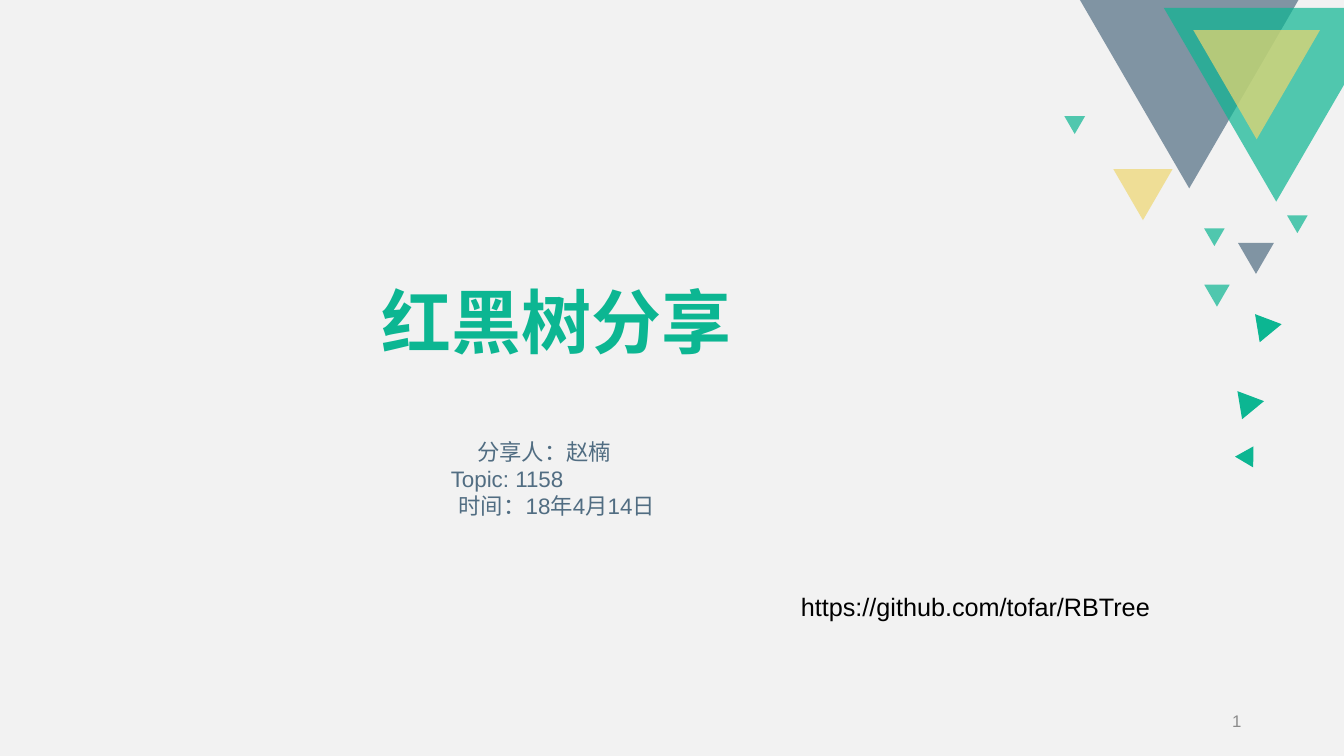
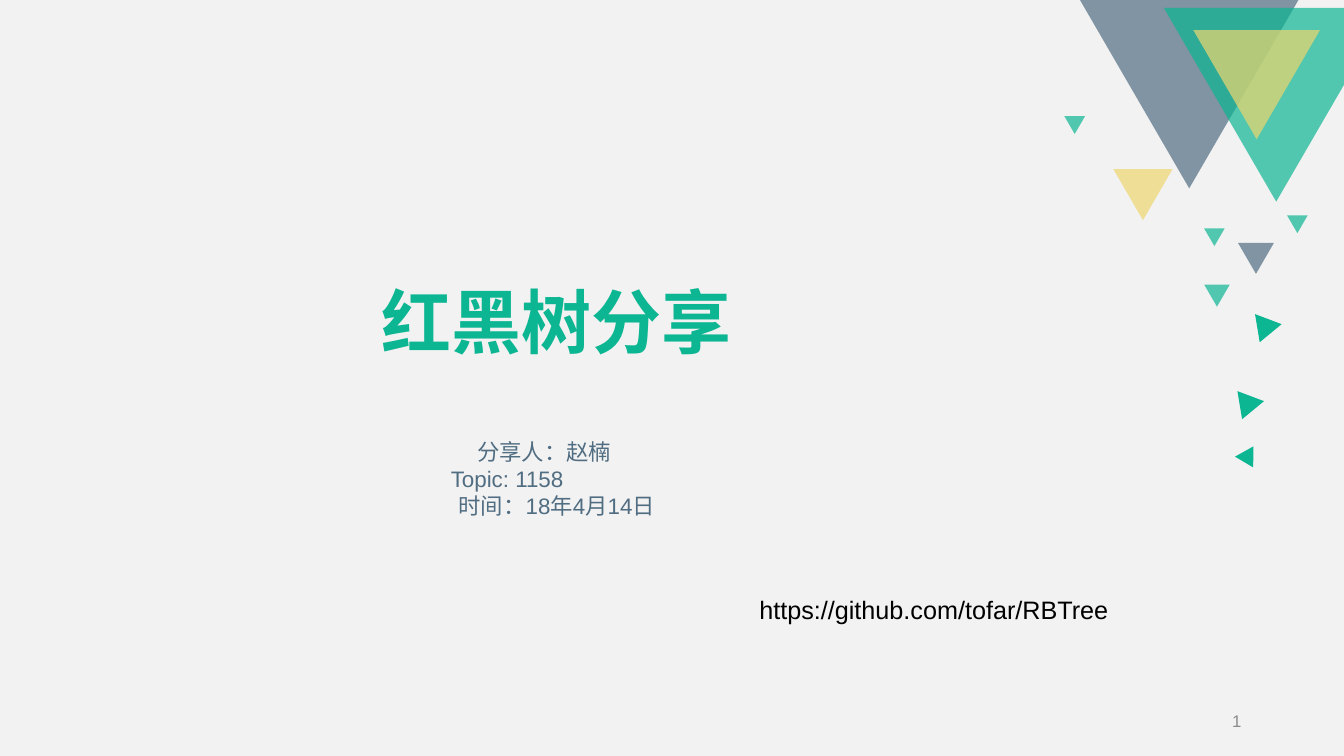
Before and after one commit to tofar/RBTree, a slide deck: slide 1 of 红黑树分享.pptx. Drawn at 1344x756 pixels with LibreOffice and Linux fonts; fonts in the diff are those of the drawing. Boxes give left, top, right and bottom in pixels: in the first picture for what was removed or moved away, otherwise in the second. Text is boxed around its words. In the diff, an @@ line names an element or a change of style, - is before the commit and + after.

```diff
--- a/红黑树分享.pptx
+++ b/红黑树分享.pptx
@@ text "https://github.com/tofar/RBTree": place and size @@
-text "https://github.com/tofar/RBTree" at bbox=[801, 597, 1150, 622]
+text "https://github.com/tofar/RBTree" at bbox=[759, 600, 1108, 624]
```
Also in this commit, not shown: 3 other slides changed, 1 other file.
